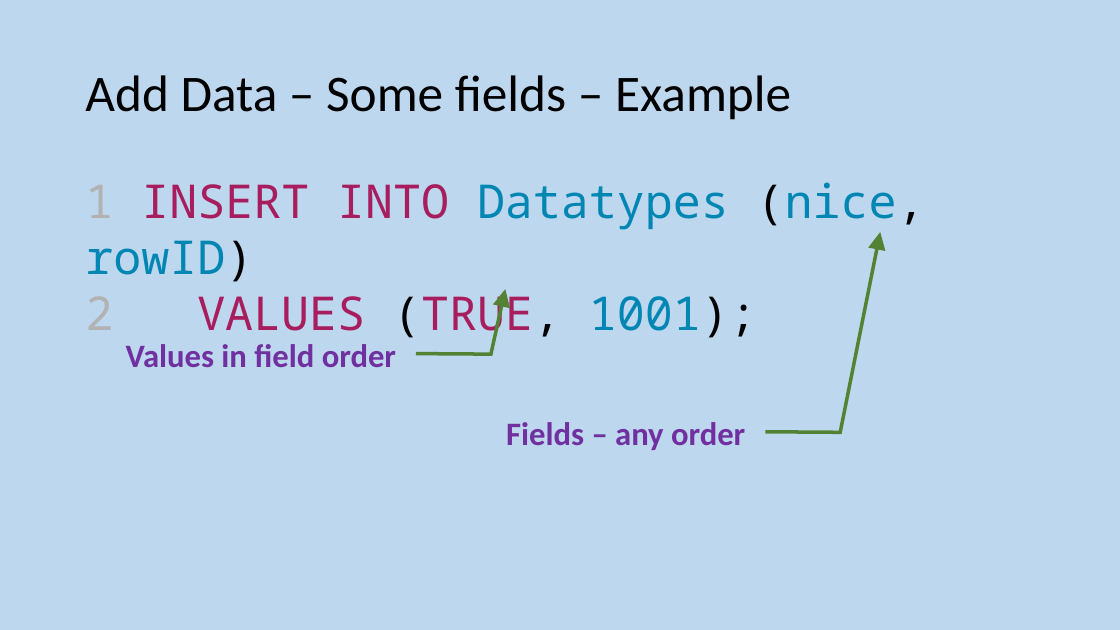
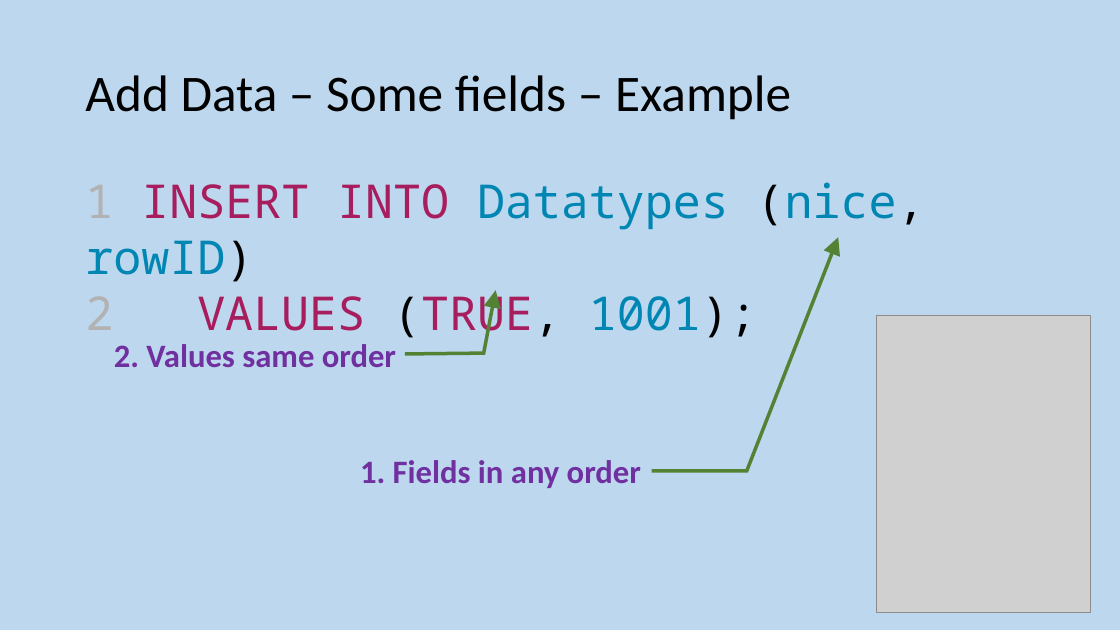
Before and after one commit to MrFriendCS/MrFriendCS.github.io, a slide deck: slide 86 of n5/ddd/N5 CS DDD Slides.pptx. Drawn at 1120x630 pixels with LibreOffice and Linux fonts; fonts in the diff are those of the drawing; grey boxes stand for pictures. Boxes give left, top, right and bottom in pixels: in the first picture for what was removed or moved away, otherwise in the second. Text is boxed around its words. In the diff, an @@ line names an element or a change of style, - is before the commit and + after.

```diff
--- a/n5/ddd/N5 CS DDD Slides.pptx
+++ b/n5/ddd/N5 CS DDD Slides.pptx
@@ callout "2. Values same order" at (89,315,404,394): proportions changed @@
@@ callout "2. Values same order": place and size @@
-callout "2. Values same order" at (114,315,404,394)
+callout "2. Values same order" at (89,315,404,394)
@@ picture added at (877,315,1091,613) @@
@@ text in callout at (114,344,396,367): text changed @@
-Values in field order
+2. Values same order
@@ callout "1. Fields in any order": place and size @@
-callout "1. Fields in any order" at (464,393,754,472)
+callout "1. Fields in any order" at (334,431,649,510)
@@ callout "1. Fields in any order" at (334,431,649,510): proportions changed @@
@@ text in callout at (360,460,641,488): text changed @@
-Fields – any order
+1. Fields in any order
```
Also in this commit, not shown: 4 other slides changed, 27 other files.
